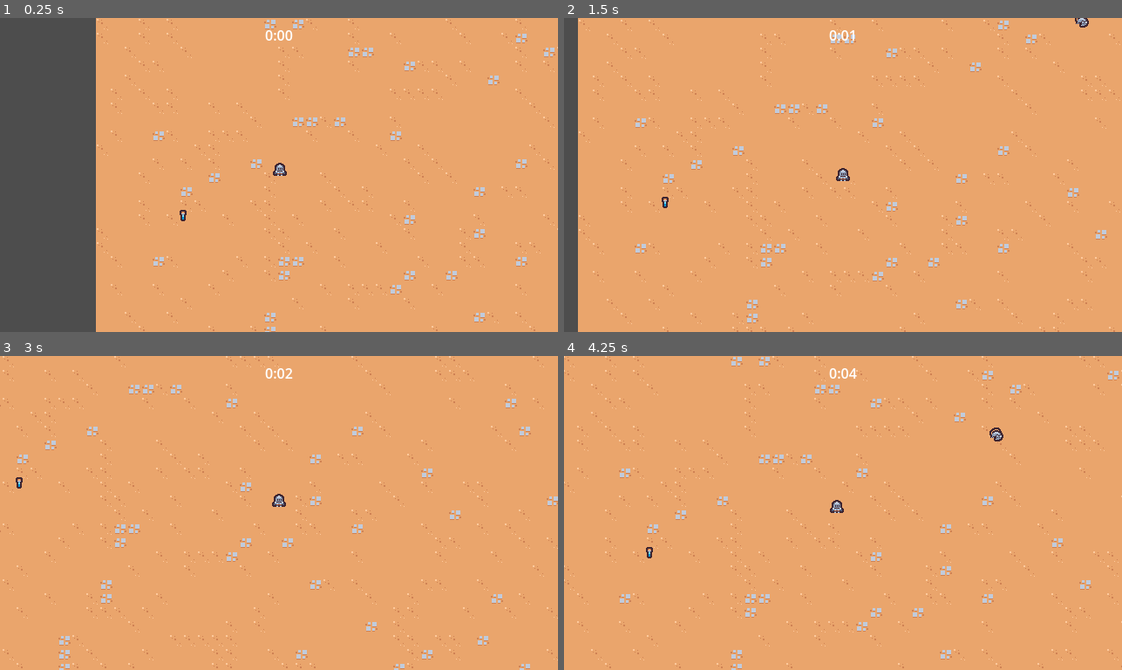
Above: before the commit, frames 1-4 (two rows, left to right).
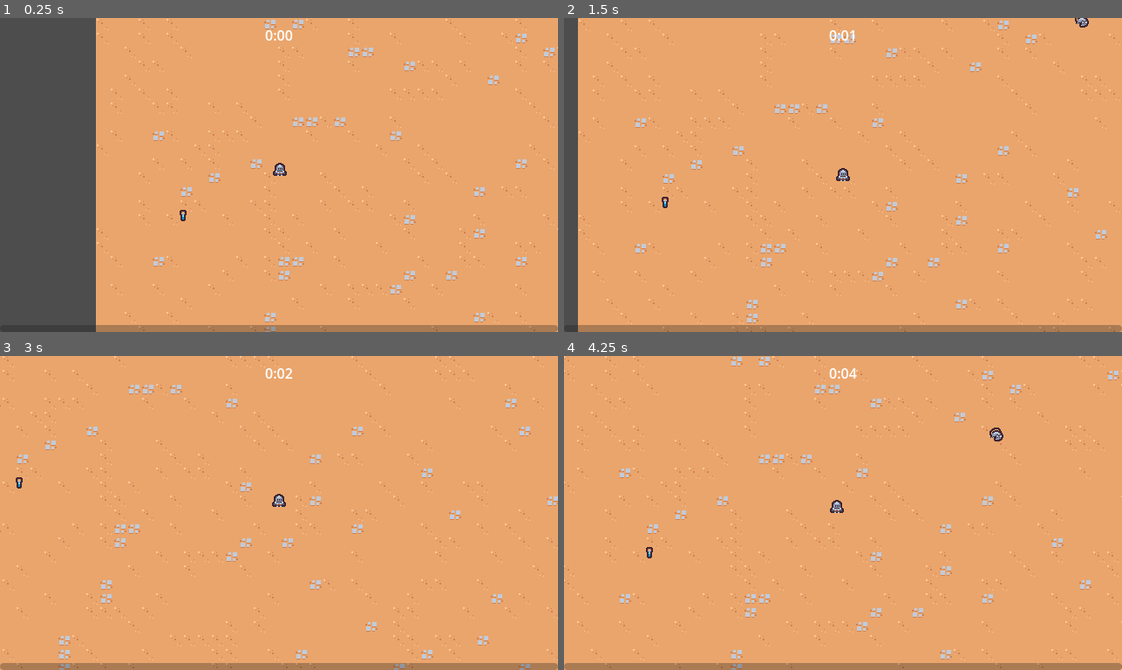
Above: after the commit, the same moments.

Repository: malefooo/godot-study
Game: Godot game, scene res://scenes/main/main.tscn
Same seed, same stepped clock (60 frames per second), same inputs: the game is played once before the commit and once after it.
Inputs:
- Up to frame 1 (0.25 s): no input
- Up to frame 2 (1.5 s): hold D (move_right) 0.53-1.28 s; hold S (move_down) from 1.28 s (still down)
- Up to frame 3 (3 s): release S (move_down) at 2.03 s; hold D (move_right) 2.03-2.78 s; hold W (move_up) from 2.78 s (still down)
- Up to frame 4 (4.25 s): release W (move_up) at 3.53 s; hold A (move _left) from 3.53 s (still down)

The runs differ from the first frame. In frame 1, 1.8% of the frame differs, in the area x 17-100%, y 97-100%; in frame 2, 2.2%; in frame 3, 2.2%, in the area x 0-100%, y 97-100%; in frame 4, 2.2%.

Commit message:
第20节课

Diff:
--- a/scenes/main/main.tscn
+++ b/scenes/main/main.tscn
@@ -1,9 +1,10 @@
-[gd_scene load_steps=10 format=3 uid="uid://b6crlam7f31nc"]
+[gd_scene load_steps=11 format=3 uid="uid://b6crlam7f31nc"]
 
 [ext_resource type="PackedScene" uid="uid://bn5vkglt26bnv" path="res://scenes/game_object/player/player.tscn" id="1_2jsuo"]
 [ext_resource type="PackedScene" uid="uid://b8da20uxd57fu" path="res://scenes/game_object/game_camera/game_camera.tscn" id="1_3l53h"]
 [ext_resource type="PackedScene" uid="uid://ddscary0my6eu" path="res://scenes/manager/enemy_manager.tscn" id="1_e7i5a"]
 [ext_resource type="PackedScene" uid="uid://cc06tyjov3n68" path="res://scenes/ui/arena_time_ui.tscn" id="1_s7gb5"]
+[ext_resource type="PackedScene" uid="uid://bva1klg8nywyi" path="res://scenes/ui/experience_bar.tscn" id="2_18f5q"]
 [ext_resource type="PackedScene" uid="uid://dtet5ya72b60m" path="res://scenes/manager/arena_time_manager.tscn" id="2_30gvt"]
 [ext_resource type="Script" path="res://scenes/game_object/player/player.gd" id="2_crr83"]
 [ext_resource type="TileSet" uid="uid://babc8xkuyq3wl" path="res://resources/tileset.tres" id="3_6cicg"]
@@ -14,6 +15,9 @@
 
 [node name="ArenaTimeUI" parent="." node_paths=PackedStringArray("arene_time_manager") instance=ExtResource("1_s7gb5")]
 arene_time_manager = NodePath("../AreanaTimeManager")
+
+[node name="ExperienceBar" parent="." node_paths=PackedStringArray("experience_manager") instance=ExtResource("2_18f5q")]
+experience_manager = NodePath("../ExperienceManager")
 
 [node name="AreanaTimeManager" parent="." instance=ExtResource("2_30gvt")]
 
--- a/scenes/manager/experience_manager.gd
+++ b/scenes/manager/experience_manager.gd
@@ -1,13 +1,24 @@
 extends Node
 
+signal experience_updated(current_experience: float, target_experience: float)
+
+const TARGET_EXPERIENCE_GROWTH = 5
+
 var current_experience = 0
+var current_level = 1
+var target_experience = 5
 
 func _ready():
 	GameEvents.experience_vial_collected.connect(on_experience_vial_collected)
 
 func increment_experience(number: float):
-	current_experience += number
-	print(current_experience)
+	current_experience = min(current_experience + number, target_experience)
+	experience_updated.emit(current_experience, target_experience)
+	if current_experience == target_experience:
+		current_level += 1
+		target_experience += TARGET_EXPERIENCE_GROWTH
+		current_experience = 0
+		experience_updated.emit(current_experience, target_experience)
 
 func on_experience_vial_collected(number: float):
 	increment_experience(number)
--- /dev/null
+++ b/scenes/ui/experience_bar.gd
@@ -0,0 +1,12 @@
+extends CanvasLayer
+
+@export var experience_manager: Node
+@onready var progress_bar = $MarginContainer/ProgressBar
+
+func _ready():
+	progress_bar.value = 0
+	experience_manager.experience_updated.connect(on_experience_updated)
+
+func on_experience_updated(current_experience: float, target_experience: float):
+	var percent = current_experience / target_experience
+	progress_bar.value = percent
--- /dev/null
+++ b/scenes/ui/experience_bar.tscn
@@ -0,0 +1,23 @@
+[gd_scene load_steps=2 format=3 uid="uid://bva1klg8nywyi"]
+
+[ext_resource type="Script" path="res://scenes/ui/experience_bar.gd" id="1_hv0vw"]
+
+[node name="ExperienceBar" type="CanvasLayer"]
+script = ExtResource("1_hv0vw")
+
+[node name="MarginContainer" type="MarginContainer" parent="."]
+anchors_preset = 15
+anchor_right = 1.0
+anchor_bottom = 1.0
+grow_horizontal = 2
+grow_vertical = 2
+mouse_filter = 2
+
+[node name="ProgressBar" type="ProgressBar" parent="MarginContainer"]
+custom_minimum_size = Vector2(0, 8)
+layout_mode = 2
+size_flags_vertical = 8
+mouse_filter = 2
+max_value = 1.0
+value = 0.5
+show_percentage = false
